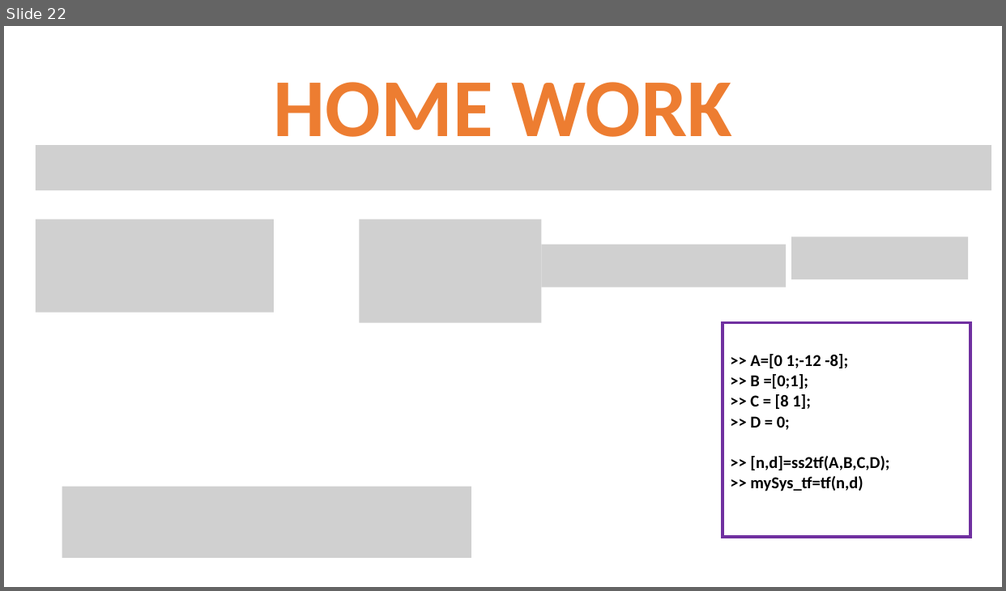
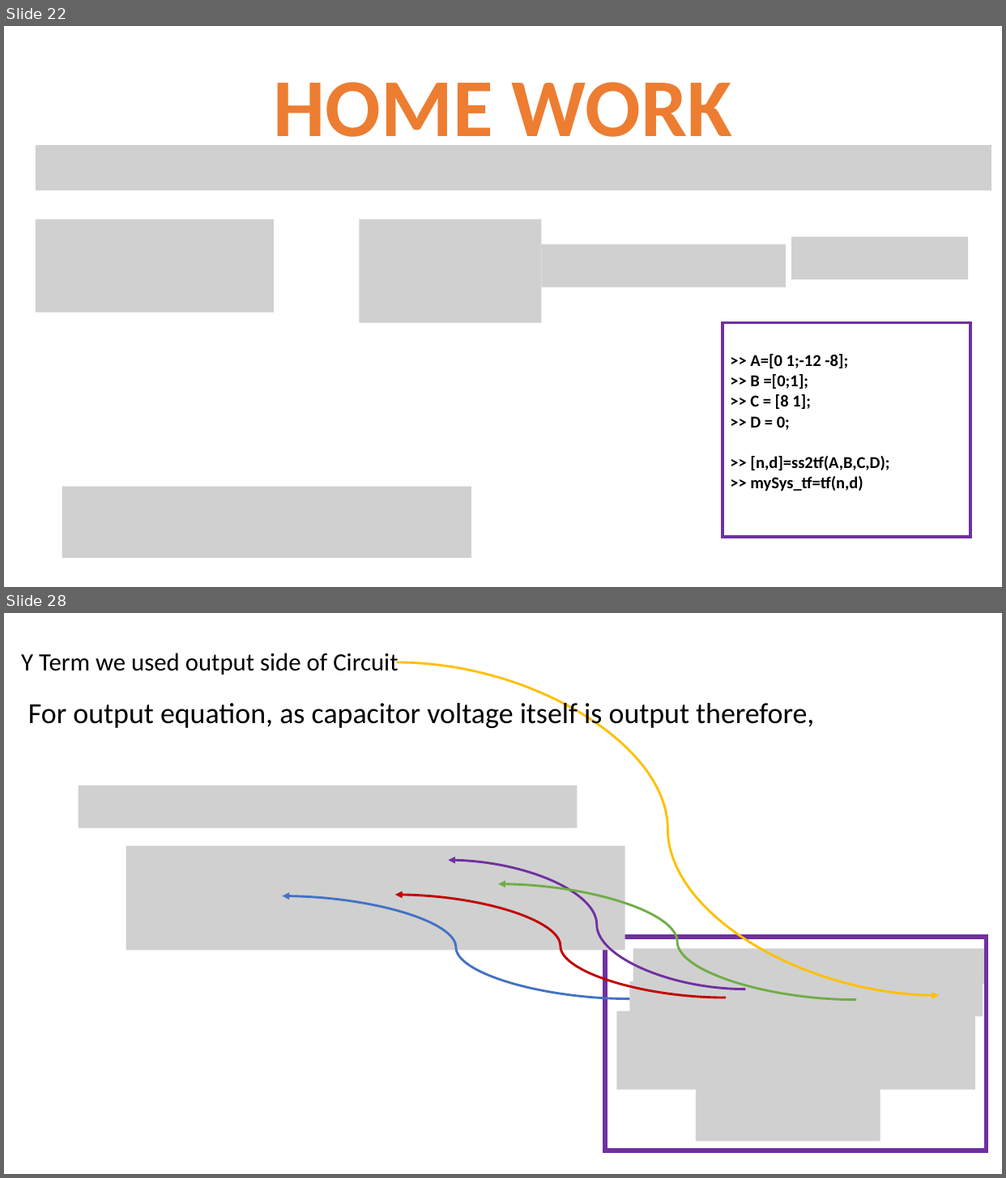
Before and after one commit to niazwazir/LINEAR_CONTROL_SYSTEM, a slide deck: STATE SPACE REPRESENTATION_PART_01.pptx. Shown one above the other, each under a label of ours: slide 22 before the commit, slides 22 and 28 after it; the slides between them are not shown. The pictures are 1006x591 and 1006x1178 pixels, drawn with LibreOffice and Linux fonts; fonts in the diff are those of the drawing; grey boxes stand for pictures. Boxes give left, top, right and bottom in pixels: in the first picture for what was removed or moved away, otherwise in the second. Text is boxed around its words. In the diff, an @@ line names an element or a change of style, - is before the commit and + after.

```diff
--- a/STATE SPACE REPRESENTATION_PART_01.pptx
+++ b/STATE SPACE REPRESENTATION_PART_01.pptx
@@ slide 28 added at (x1=4, y1=613, x2=1002, y2=1174), background #FFFFFF @@
@@ text added at (x1=21, y1=653, x2=398, y2=675), 24 pt, text #000000 @@
+Y Term we used output side of Circuit
@@ curved arrow added from (397, 662) to (939, 995), #FFC000 2.25 pt @@
@@ text added at (x1=28, y1=699, x2=814, y2=729), 28 pt, text #000000 @@
+For output equation, as capacitor voltage itself is output therefore,
@@ picture added at (x1=78, y1=786, x2=577, y2=828) @@
@@ picture added at (x1=126, y1=845, x2=625, y2=951) @@
@@ curved arrow added from (746, 990) to (448, 860), #7030A0 2.25 pt @@
@@ curved arrow added from (630, 999) to (283, 896), #4472C4 2.25 pt @@
@@ curved arrow added from (726, 998) to (395, 895), #C00000 2.25 pt @@
@@ curved arrow added from (857, 1000) to (498, 884), #70AD47 2.25 pt @@
@@ rectangle added at (x1=605, y1=937, x2=987, y2=1152), outline #7030A0 4.5 pt @@
@@ picture added at (x1=633, y1=949, x2=985, y2=984) @@
@@ picture added at (x1=630, y1=982, x2=982, y2=1016) @@
@@ picture added at (x1=617, y1=1012, x2=976, y2=1090) @@
@@ picture added at (x1=696, y1=1082, x2=880, y2=1142) @@
```
Also in this commit, not shown: 14 other slides added.
